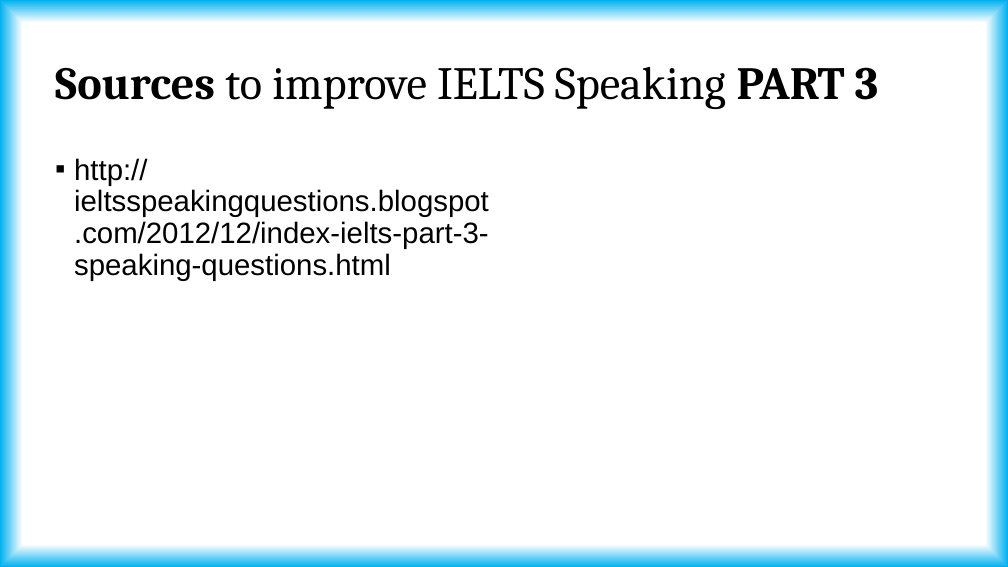
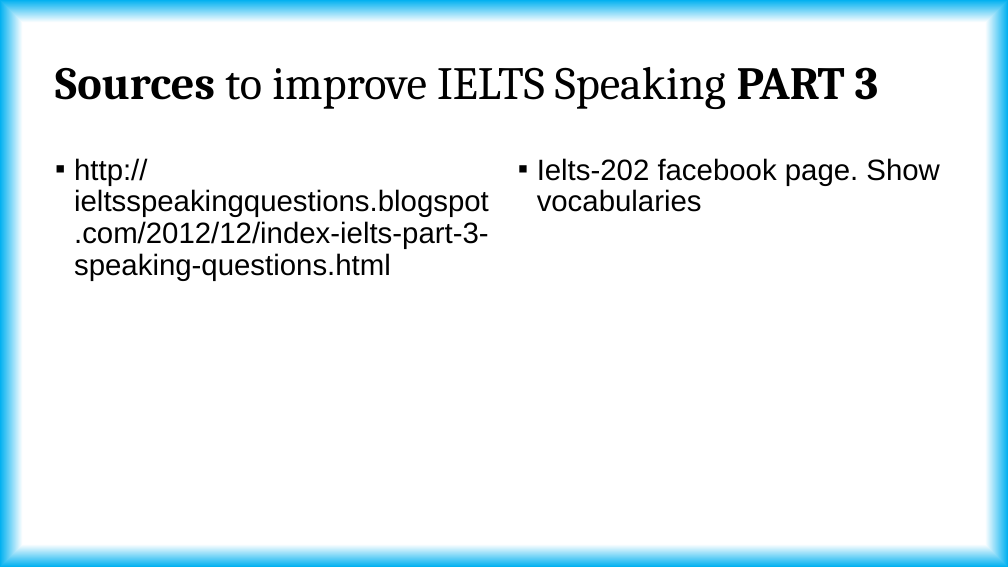
Before and after one commit to borsha06/IELTS-202, a slide deck: slide 46 of IELTS 202 Speaking/How did I get 8.0 in IELTS Speaking.pptx. Drawn at 1008x567 pixels with LibreOffice and Linux fonts; fonts in the diff are those of the drawing. Boxes give left, top, right and bottom in pixels: in the first picture for what was removed or moved away, otherwise in the second. Text is boxed around its words. In the diff, an @@ line names an element or a change of style, - is before the commit and + after.

```diff
--- a/IELTS 202 Speaking/How did I get 8.0 in IELTS Speaking.pptx
+++ b/IELTS 202 Speaking/How did I get 8.0 in IELTS Speaking.pptx
@@ text added at [537,158,939,212], 28 pt, text #000000 @@
+▪ Ielts-202 facebook page. Show vocabularies
```
Also in this commit, not shown: 1 other file.
